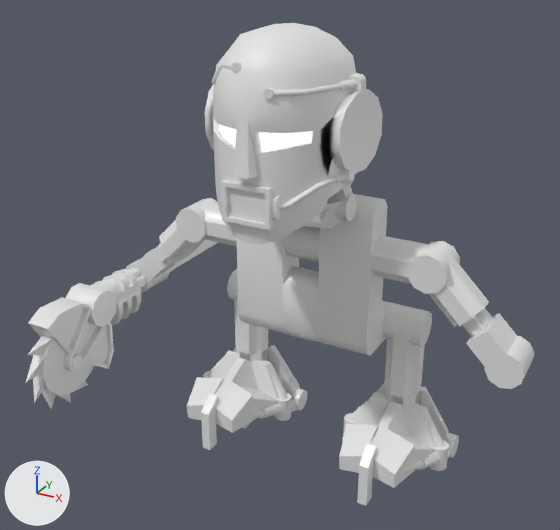
Before and after pictures for a commit that changed the COLLADA model Character Models/Turaga/MAYA DAE/Matau_Rebuilt.dae.
Before and after are seen from a 50 mm camera at (0.0178, -0.0379, 0.0297) aimed at (-0.0012, -0.0035, 0.0125). The lights are fixed; the arrows at lower left show +X, +Y and +Z.

The first picture shows 'Matau'.
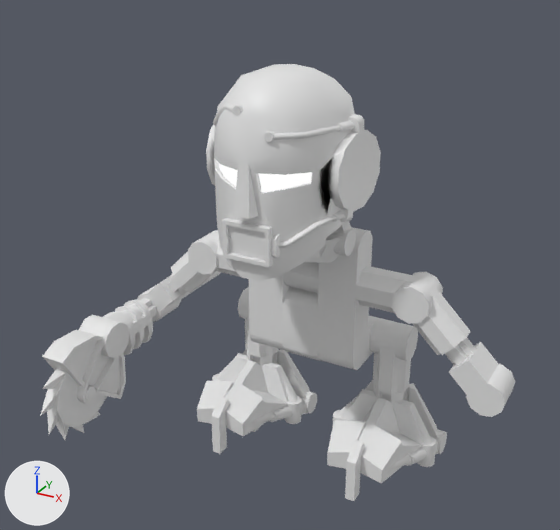
Where the change shows, as pixel boxes (x1, y1, x2, y2) in the pictures (560 x 530 px; the box of a moved part takes in the faces that stretch with it):
'Matau', reshaped, rescaled (7% narrower, 10% shorter)
    before: (25, 23, 534, 506)
    after: (40, 64, 515, 501)
part 1 of me_matau, moved or reshaped (not visible afterwards)
    before: (267, 347, 270, 362)
part 2 of me_matau, moved or reshaped
    before: (304, 198, 343, 229)
    after: (305, 234, 342, 263)
part 3 of me_matau, moved or reshaped (not visible afterwards)
    before: (236, 409, 265, 421)
part 4 of me_matau, moved or reshaped
    before: (211, 61, 232, 85)
    after: (213, 104, 234, 125)
part 5 of me_matau, moved or reshaped
    before: (278, 177, 337, 209)
    after: (278, 215, 336, 247)
part 6 of me_matau, moved or reshaped
    before: (334, 172, 347, 184)
    after: (333, 211, 346, 222)
part 7 of me_matau, moved or reshaped
    before: (274, 84, 342, 96)
    after: (274, 126, 341, 140)
part 8 of me_matau, moved or reshaped
    before: (53, 307, 108, 364)
    after: (67, 340, 120, 394)
part 9 of me_matau, added
    after: (85, 385, 96, 400)
part 10 of me_matau, moved or reshaped
    before: (243, 353, 263, 361)
    after: (253, 356, 260, 364)
part 11 of me_matau, moved or reshaped
    before: (418, 390, 421, 405)
    after: (277, 350, 280, 365)
part 12 of me_matau, moved or reshaped
    before: (270, 345, 300, 397)
    after: (280, 349, 310, 400)
part 13 of me_matau, moved or reshaped
    before: (377, 383, 386, 395)
    after: (243, 349, 247, 355)
part 14 of me_matau, moved or reshaped
    before: (237, 347, 267, 363)
    after: (246, 349, 277, 366)
part 15 of me_matau, moved or reshaped
    before: (398, 459, 424, 475)
    after: (246, 412, 275, 425)
part 16 of me_matau, moved or reshaped
    before: (271, 370, 288, 399)
    after: (281, 372, 298, 403)
part 17 of me_matau, moved or reshaped
    before: (348, 399, 369, 421)
    after: (216, 359, 234, 380)
part 18 of me_matau, deleted
    before: (25, 23, 534, 506)
part 19 of me_matau, added
    after: (40, 64, 515, 501)

Edits to the bpy script that builds the scene:
```text
Change me_matau:
    used by ob_matau; location = (0.0, 0.0, 0.0); scale = (0.01, 0.01, 0.01)
    remove me_matau.from_pydata(...)  # 2561 vertices, 3386 faces; spans x -1.25..1.25, y -1.32..0.76, z 0.01..2.55
    add me_matau.from_pydata(...)  # 2540 vertices, 3867 faces; spans x -0.01..0.01, y -0.01..0.01, z 0.0..0.02
    me_matau part 1: the loose piece of 8 vertices spanning x -0.47..-0.42, y 0.06..0.09, z 0.13..0.43 is multiplied about its middle by the matrix ((-0.01, 0.0, 0.0), (0.0, 0.0, -0.01), (0.0, -0.01, 0.0)), then moved by (0.44, -0.08, -0.26)
    me_matau part 2: the loose piece of 16 vertices spanning x 0.08..0.31, y -0.76..-0.37, z 1.56..1.73 is scaled about the mesh origin by 0.01
    me_matau part 3: the loose piece of 8 vertices spanning x -0.35..-0.27, y -0.5..-0.27, z 0.14..0.23 is scaled about its middle by (-0.01, 0.00251, 0.0137), then moved by (0.31, 0.38, -0.17)
    me_matau part 4: the loose piece of 46 vertices spanning x -0.34..-0.08, y -0.85..-0.55, z 2.29..2.41 is scaled about the mesh origin by 0.01
    me_matau part 5: the loose piece of 35 vertices spanning x 0.15..0.34, y -0.86..-0.62, z 1.78..1.9 is scaled about the mesh origin by 0.01
    me_matau part 6: the loose piece of 13 vertices spanning x 0.31..0.36, y -0.63..-0.57, z 1.87..1.91 is scaled about the mesh origin by 0.01
    me_matau part 7: the loose piece of 20 vertices spanning x 0.12..0.34, y -0.87..-0.55, z 2.29..2.32 is scaled about the mesh origin by 0.01
    me_matau part 8: the loose piece of 10 vertices spanning x -1.1, y -1.16..-0.69, z 0.53..1.03 is scaled about its middle by (1, 0.01, 0.01), then moved by (1.09, 0.92, -0.78)
    me_matau part 9: a new loose piece, an 8-sided cylinder along x spanning x -0.0117..-0.0098, y -0.0105..-0.0097, z 0.0048..0.0056, in mat_ma_staff (its picture is missing)
    me_matau part 10: the loose piece of 36 vertices spanning x -0.59..-0.45, y -0.06..0.07, z 0.28..0.49 is scaled about the mesh origin by 0.01
    me_matau part 11: the loose piece of 8 vertices spanning x 0.57..0.62, y 0.06..0.09, z 0.13..0.43 is scaled about the mesh origin by 0.01
    me_matau part 12: the loose piece of 16 vertices spanning x -0.44..-0.2, y 0.06..0.23, z 0.04..0.43 is scaled about the mesh origin by 0.01
    me_matau part 13: the loose piece of 16 vertices spanning x 0.2..0.44, y 0.06..0.23, z 0.04..0.43 is scaled about the mesh origin by 0.01
    me_matau part 14: the loose piece of 80 vertices spanning x -0.62..-0.42, y -0.1..0.1, z 0.1..0.46 is scaled about the mesh origin by 0.01
    me_matau part 15: the loose piece of 8 vertices spanning x 0.69..0.77, y -0.5..-0.27, z 0.14..0.23 is scaled about the mesh origin by 0.01
    me_matau part 16: the loose piece of 9 vertices spanning x -0.35..-0.21, y -0.11..-0.05, z 0.2..0.37 is scaled about the mesh origin by 0.01
    me_matau part 17: the loose piece of 9 vertices spanning x 0.21..0.35, y -0.11..-0.05, z 0.2..0.37 is scaled about the mesh origin by 0.01
    me_matau part 18: 67 loose pieces with 1999 vertices, spanning x -1.25..1.25, y -1.32..0.76, z 0.01..2.55, are deleted
    me_matau part 19: 1962 vertices added at x -0.01..0.01, y -0.01..0.01, z 0.0..0.02
Change ob_matau:
    ob_matau.scale: (0.01, 0.01, 0.01) -> (1.0, 1.0, 1.0)
```
